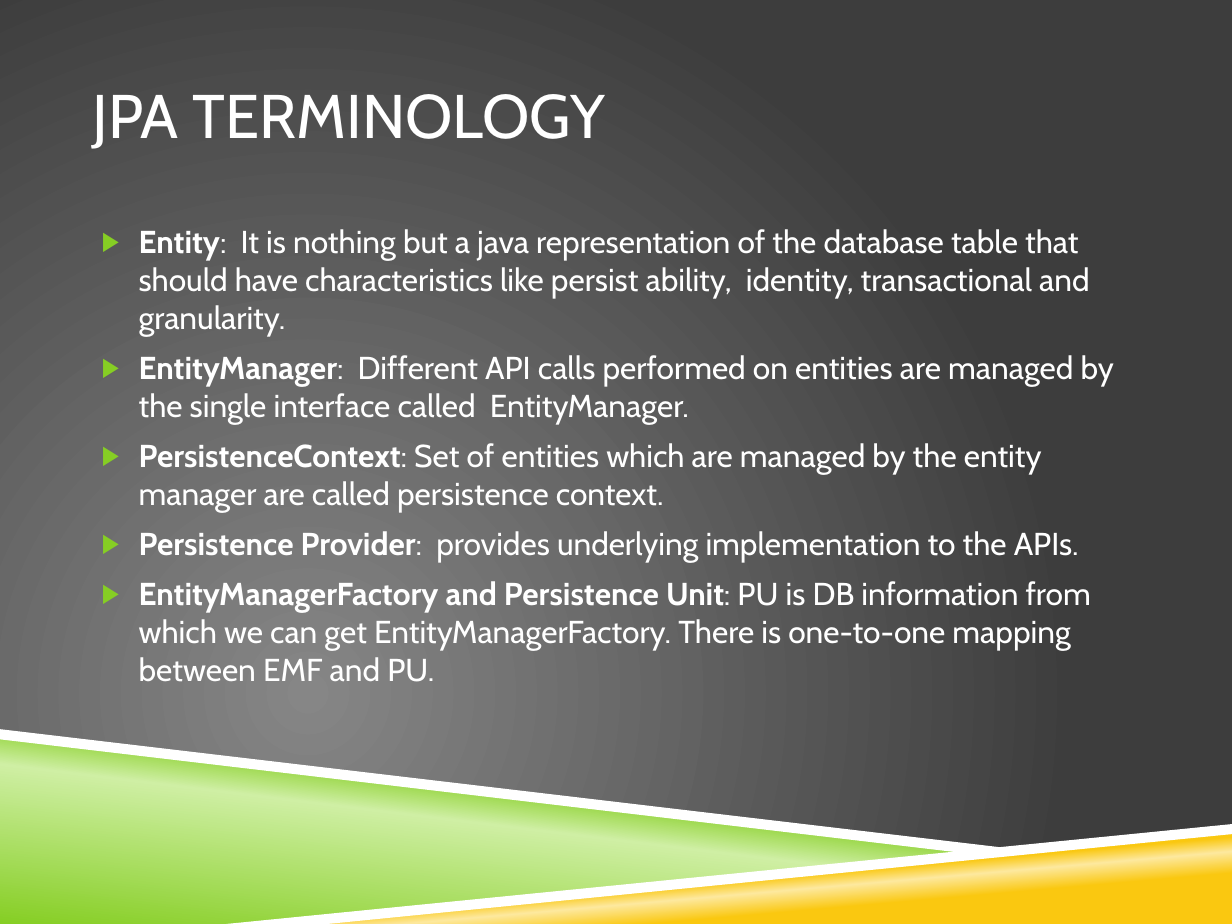
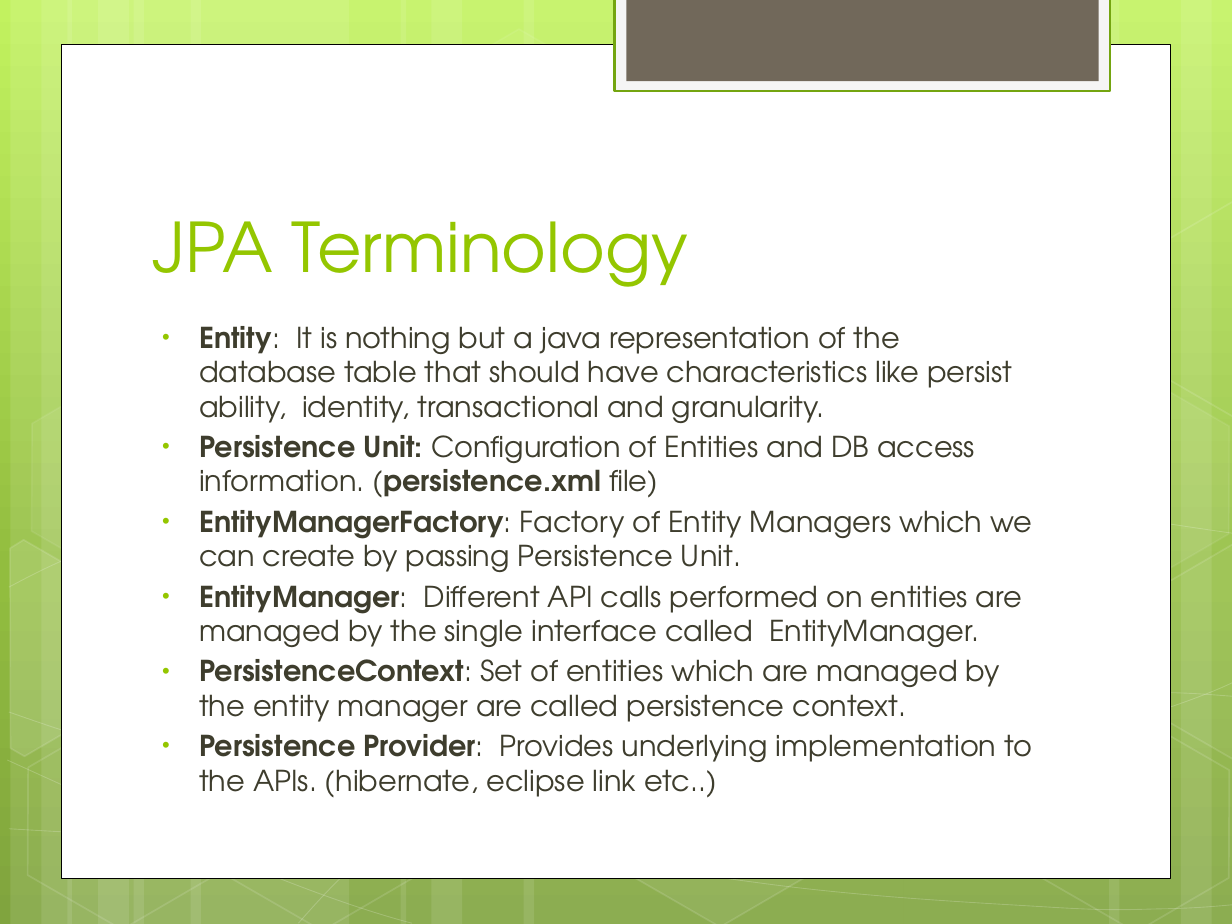
Before and after one commit to IPython-Learn/jpa-training, a slide deck: slide 4 of JPA2.1_Presentation.pptx. Drawn at 1232x924 pixels with LibreOffice and Linux fonts; fonts in the diff are those of the drawing; background and template pictures are left out. Boxes give left, top, right and bottom in pixels: in the first picture for what was removed or moved away, otherwise in the second. Text is boxed around its words. In the diff, an @@ line names an element or a change of style, - is before the commit and + after.

Commit message:
Second level cache config

```diff
--- a/JPA2.1_Presentation.pptx
+++ b/JPA2.1_Presentation.pptx
@@ background picture (left out) to gradient #C3F35F to #93BF3F to #81A53E @@
@@ rectangle added at box(615, 0, 1110, 91), fill #F5F5F5, outline #74A510 1.25 pt @@
@@ rectangle added at box(626, 0, 1098, 81), fill #71685A @@
@@ rectangle added at box(62, 44, 1170, 877), fill #FFFFFF, outline #000000 0.5 pt @@
@@ title "JPA Terminology" at box(153, 221, 688, 287): vertical alignment middle to bottom @@
@@ group added at box(0, 0, 1232, 924): 12 rectangles, 8 hexagons, 5 freeform shapes @@
@@ title at box(153, 221, 688, 287): text changed; size 36 to 40 pt; font Cabin to TeX Gyre Adventor; text colour #FFFFFF to #94C600 @@
-JPA TERMINOLOGY
+JPA Terminology
@@ text "Entity: It is nothing but ...": place and size @@
-text "Entity: It is nothing but ..." at box(139, 229, 1114, 682)
+text "Entity: It is nothing but ..." at box(199, 326, 1033, 798)
@@ text at box(199, 326, 1022, 722): size 18.5 to 16.8 pt, font Cabin to TeX Gyre Adventor, text colour #FFFFFF to #3E3D2D in "Entity: It is nothing but a java ...", "EntityManager: Different API calls performed on entities ...", "PersistenceContext: Set of entities which are managed ..."; bullet ▶ to •; less space between paragraphs; bullet colour #86CE24 to #94C600 @@
@@ text at box(199, 435, 1033, 572): paragraphs added @@
+• Persistence Unit: Configuration of Entities and DB access information. (persistence.xml file)
+• EntityManagerFactory: Factory of Entity Managers which we can create by passing Persistence Unit.
@@ freeform shape: place and size @@
-freeform shape at box(0, 729, 1025, 854)
+freeform shape at box(9, 679, 1232, 838)
@@ freeform shape at box(9, 679, 1232, 838): fill #FFFFFF to none; outline none to #FFFFFF 0.5 pt @@
@@ freeform shape: place and size @@
-freeform shape at box(0, 736, 976, 924)
+freeform shape at box(9, 712, 1232, 912)
@@ freeform shape at box(9, 712, 1232, 912): fill gradient #86CE24 to #CFEFA4 to none; outline none to #FFFFFF 0.5 pt @@
@@ freeform shape: place and size @@
-freeform shape at box(244, 828, 1232, 924)
+freeform shape at box(298, 691, 1232, 923)
@@ freeform shape at box(298, 691, 1232, 923): fill gradient #FAC810 to #FDE99F to none; outline none to #FFFFFF 0.5 pt @@
@@ text at box(199, 734, 1032, 798): text changed; size 18.5 to 16.8 pt; font Cabin to TeX Gyre Adventor; text colour #FFFFFF to #3E3D2D @@
-▶ Persistence Provider: provides underlying implementation to the APIs.
-▶ EntityManagerFactory and Persistence Unit: PU is DB information from which we can get EntityManagerFactory. There is one-to-one mapping between EMF and PU.
+• Persistence Provider: Provides underlying implementation to the APIs. (hibernate, eclipse link etc..)
@@ freeform shape removed at box(227, 824, 1232, 924) @@
```
Also in this commit, not shown: 11 other slides changed, 10 slides added, 1 slide removed, 6 other files.
